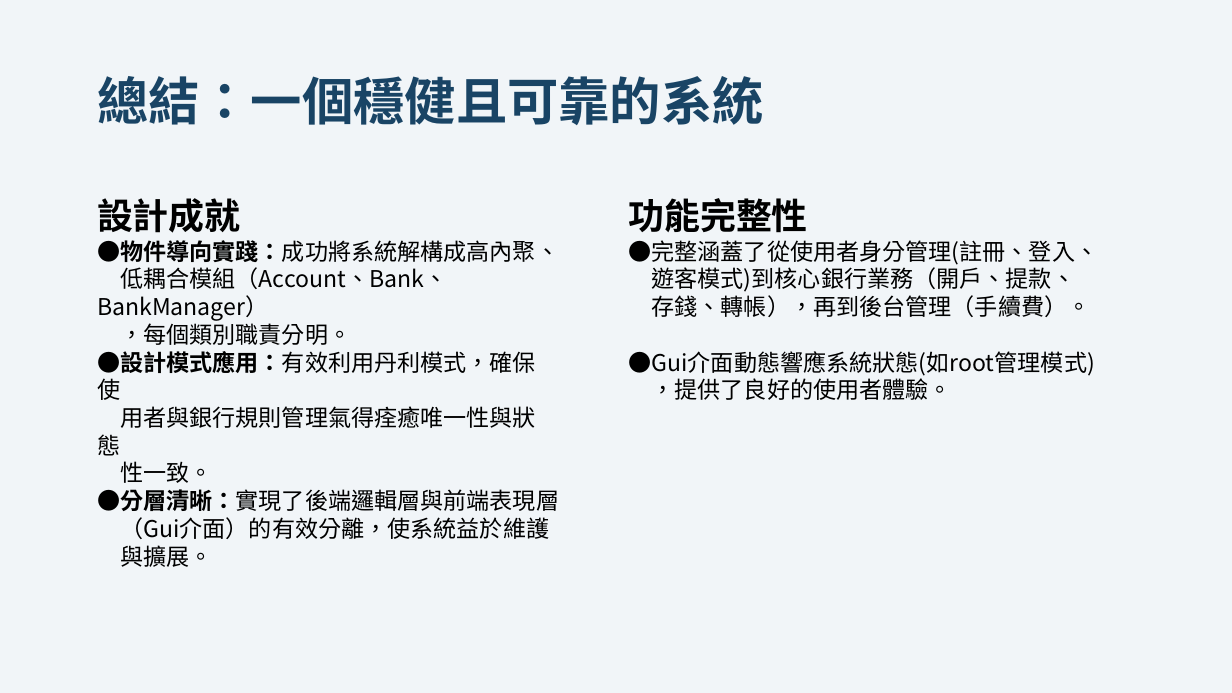
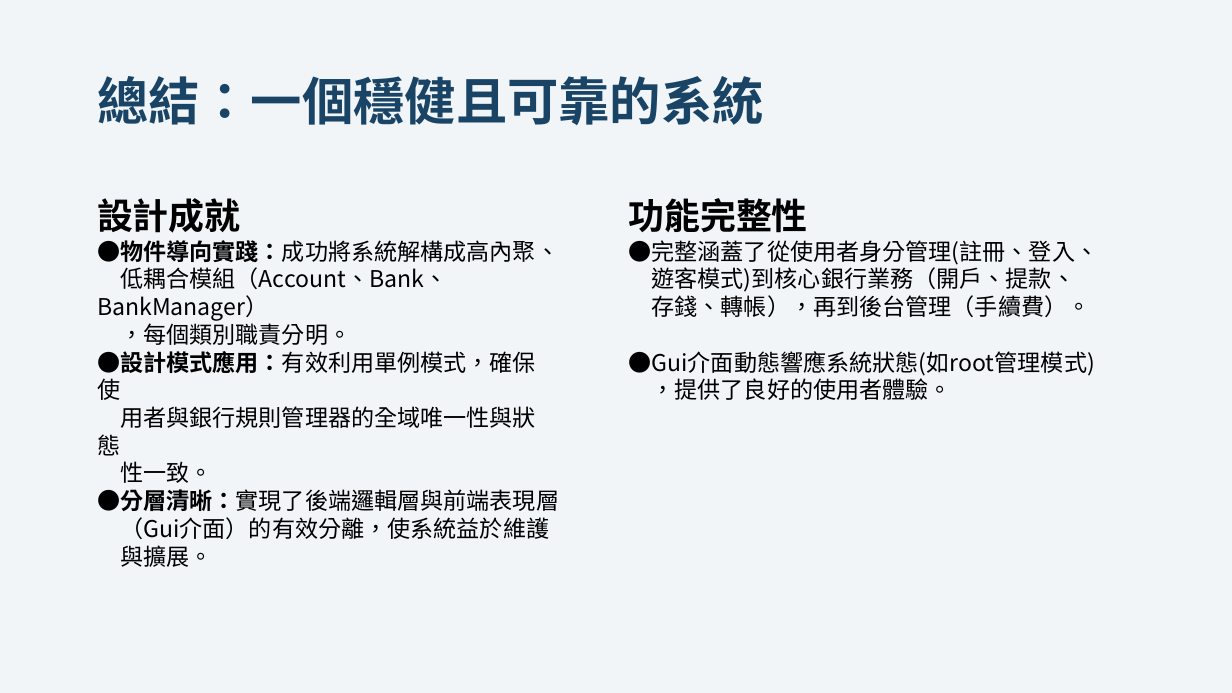
Before and after one commit to Liuyuweiyyyy/JAVA-final-bank, a slide deck: slide 14 of 銀行模擬系統.pptx. Drawn at 1232x693 pixels with LibreOffice and Linux fonts; fonts in the diff are those of the drawing. Boxes give left, top, right and bottom in pixels: in the first picture for what was removed or moved away, otherwise in the second. Text is boxed around its words. In the diff, an @@ line names an element or a change of style, - is before the commit and + after.

Commit message:
Fix typo

```diff
--- a/銀行模擬系統.pptx
+++ b/銀行模擬系統.pptx
@@ text at box(97, 351, 536, 456): text changed @@
-●設計模式應用：有效利用丹利模式，確保使
-用者與銀行規則管理氣得痊癒唯一性與狀態
+●設計模式應用：有效利用單例模式，確保使
+用者與銀行規則管理器的全域唯一性與狀態
```
